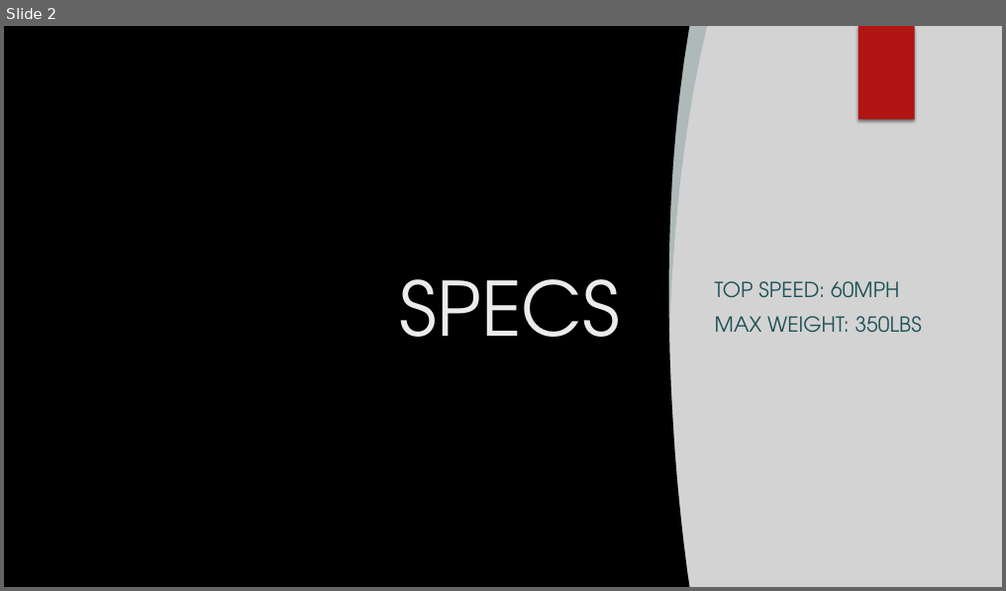
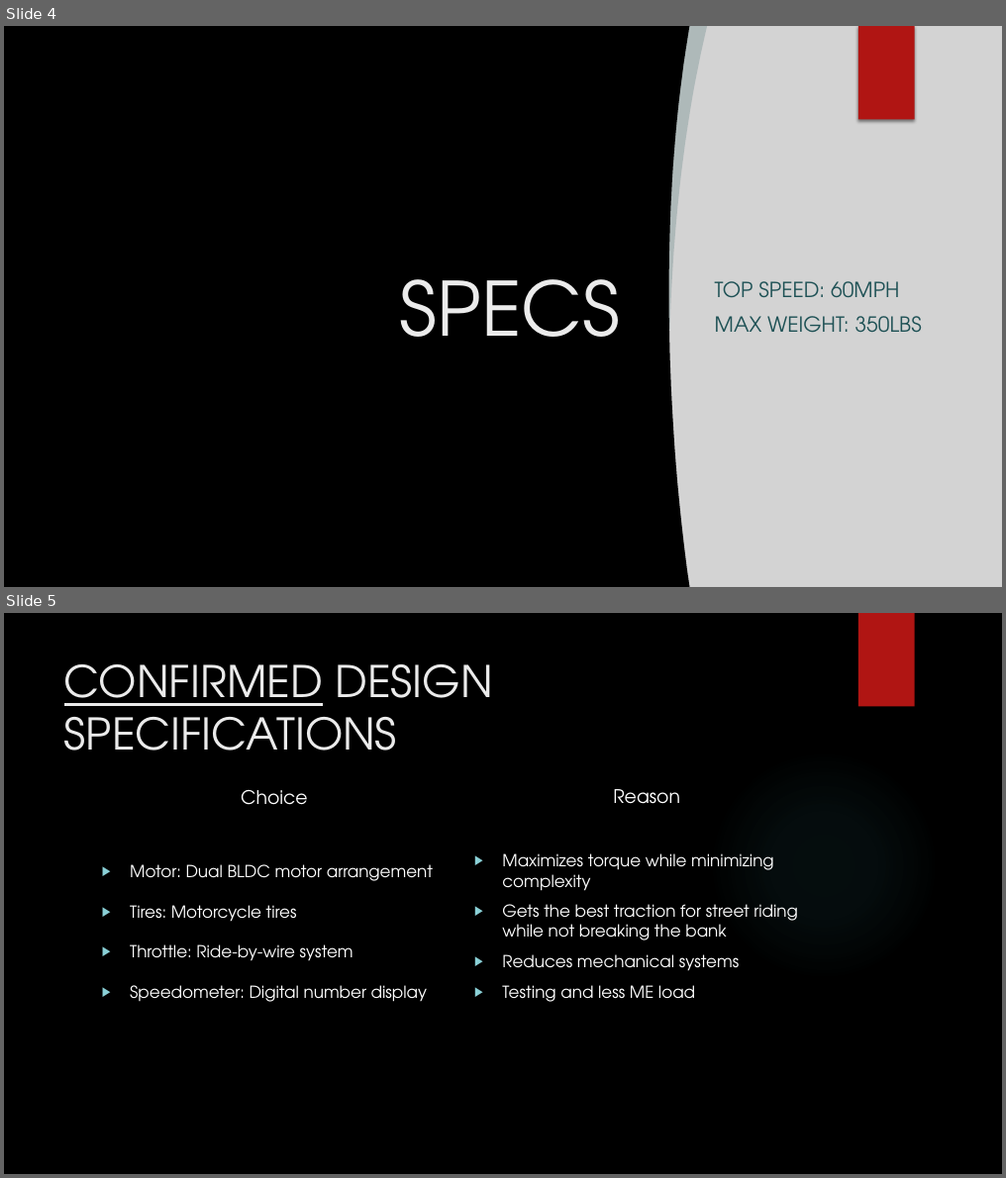
Before and after one commit to dangelicer/electric-bike, a slide deck: E-bike Proposal.pptx. Shown one above the other, each under a label of ours: slide 2 before the commit, slides 4 and 5 after it. The pictures are 1006x591 and 1006x1178 pixels, drawn with LibreOffice and Linux fonts; fonts in the diff are those of the drawing; grey boxes stand for pictures; background and template pictures are left out. Boxes give left, top, right and bottom in pixels: in the first picture for what was removed or moved away, otherwise in the second. Text is boxed around its words. In the diff, an @@ line names an element or a change of style, - is before the commit and + after.

```diff
--- a/E-bike Proposal.pptx
+++ b/E-bike Proposal.pptx
@@ slide 5 added at bbox=[4, 613, 1002, 1174], background picture (left out) @@
@@ rectangle added at bbox=[858, 613, 915, 707], fill #B01513 @@
@@ title added at bbox=[64, 664, 492, 751], 42 pt, text #EBEBEB @@
+CONFIRMED DESIGN SPECIFICATIONS
@@ ellipse added at bbox=[709, 750, 939, 980], fill gradient #50B9C1 @@
@@ text added at bbox=[130, 790, 433, 1002], 16 pt, text #FFFFFF @@
+Choice
+▶ Motor: Dual BLDC motor arrangement
+▶ Tires: Motorcycle tires
+▶ Throttle: Ride-by-wire system
+▶ Speedometer: Digital number display
@@ text added at bbox=[502, 789, 798, 1002], 16 pt, text #FFFFFF @@
+Reason
+▶ Maximizes torque while minimizing complexity
+▶ Gets the best traction for street riding while not breaking the bank
+▶ Reduces mechanical systems
+▶ Testing and less ME load
@@ what was slide 2 is now slide 4 @@
```
Also in this commit, not shown: 3 slides changed, 2 other slides added.
